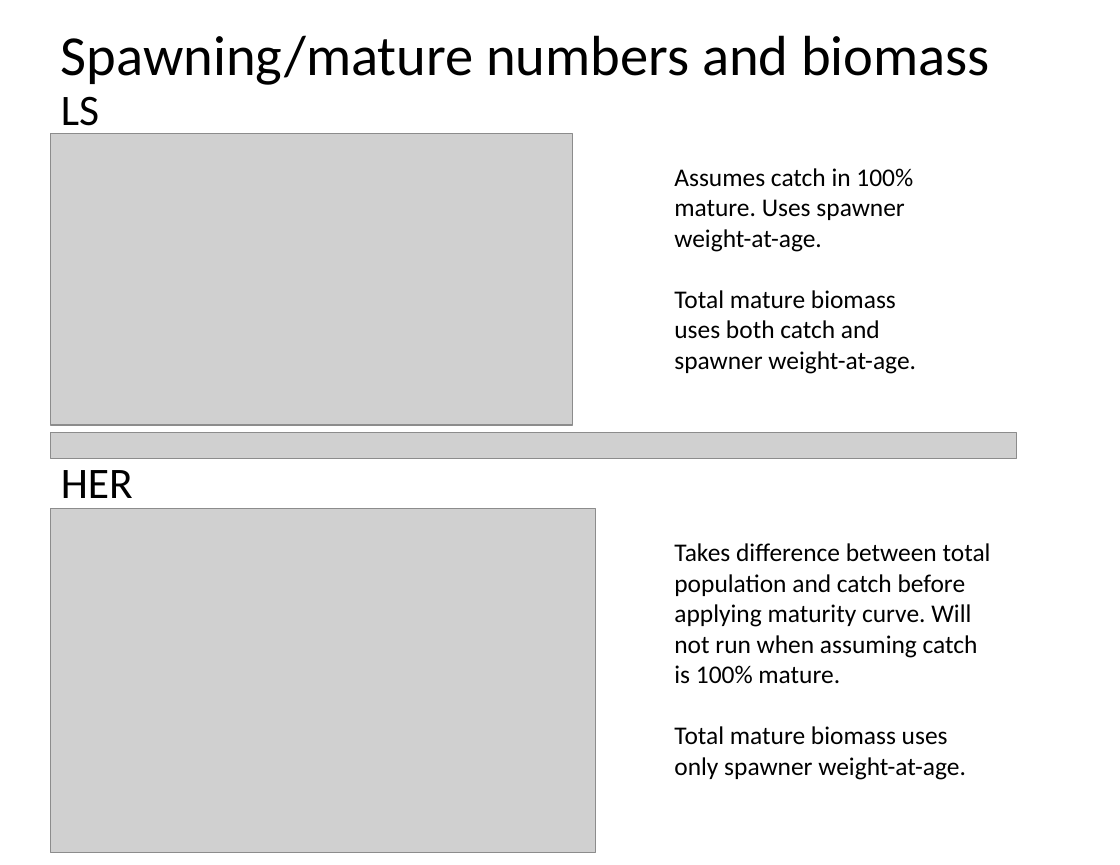
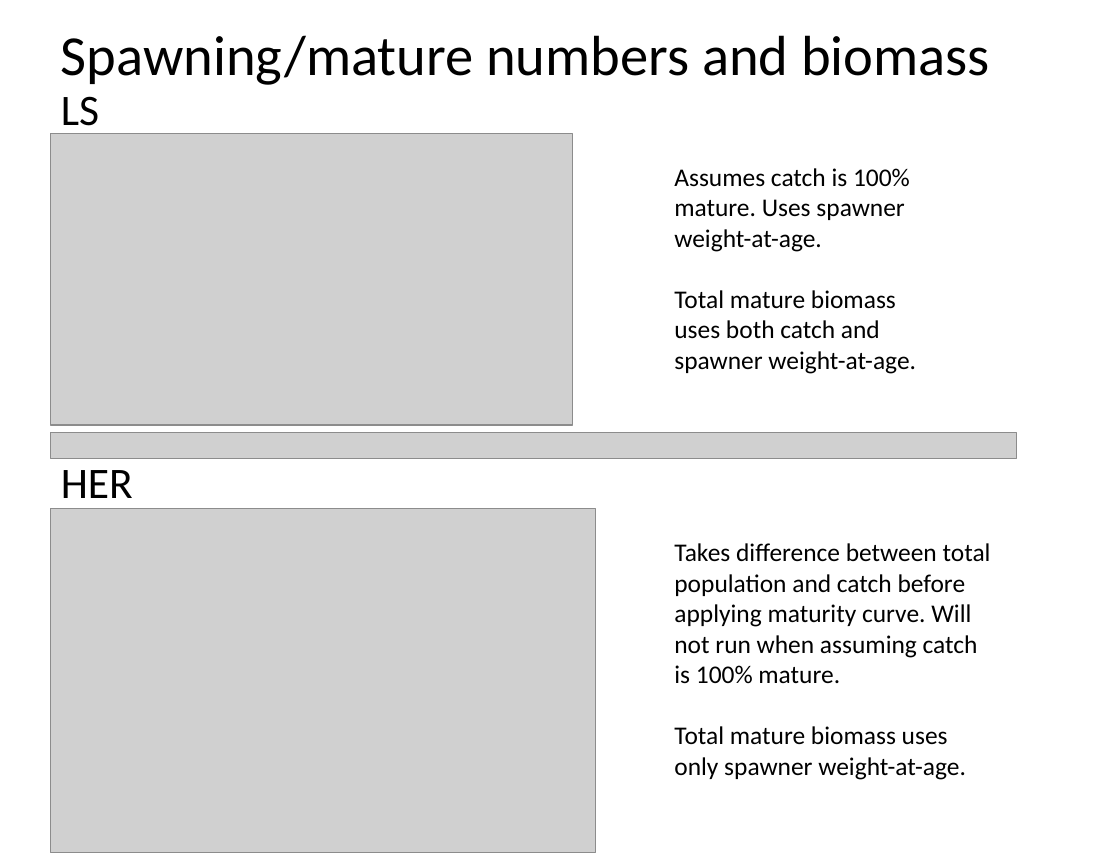
Before and after one commit to commfish/AlaskaHerring, a slide deck: slide 6 of technical_docs/popdy_her_ls.pptx. Drawn at 1120x865 pixels with LibreOffice and Linux fonts; fonts in the diff are those of the drawing; grey boxes stand for pictures. Boxes give left, top, right and bottom in pixels: in the first picture for what was removed or moved away, otherwise in the second. Text is boxed around its words. In the diff, an @@ line names an element or a change of style, - is before the commit and + after.

```diff
--- a/technical_docs/popdy_her_ls.pptx
+++ b/technical_docs/popdy_her_ls.pptx
@@ text at (x1=674, y1=168, x2=910, y2=252): text changed @@
-Assumes catch in 100% mature. Uses spawner weight-at-age.
+Assumes catch is 100% mature. Uses spawner weight-at-age.
```
Also in this commit, not shown: 17 other files.
